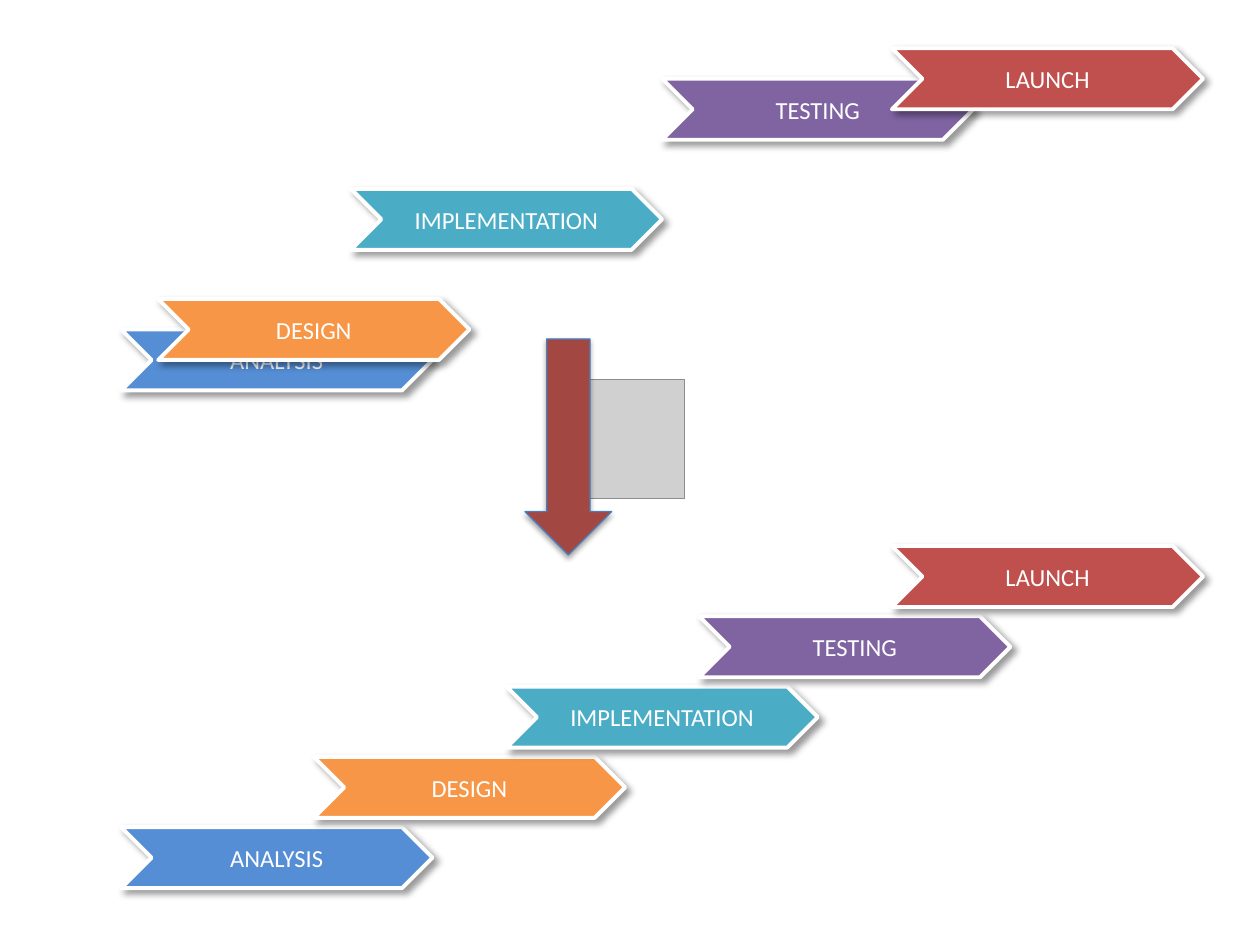
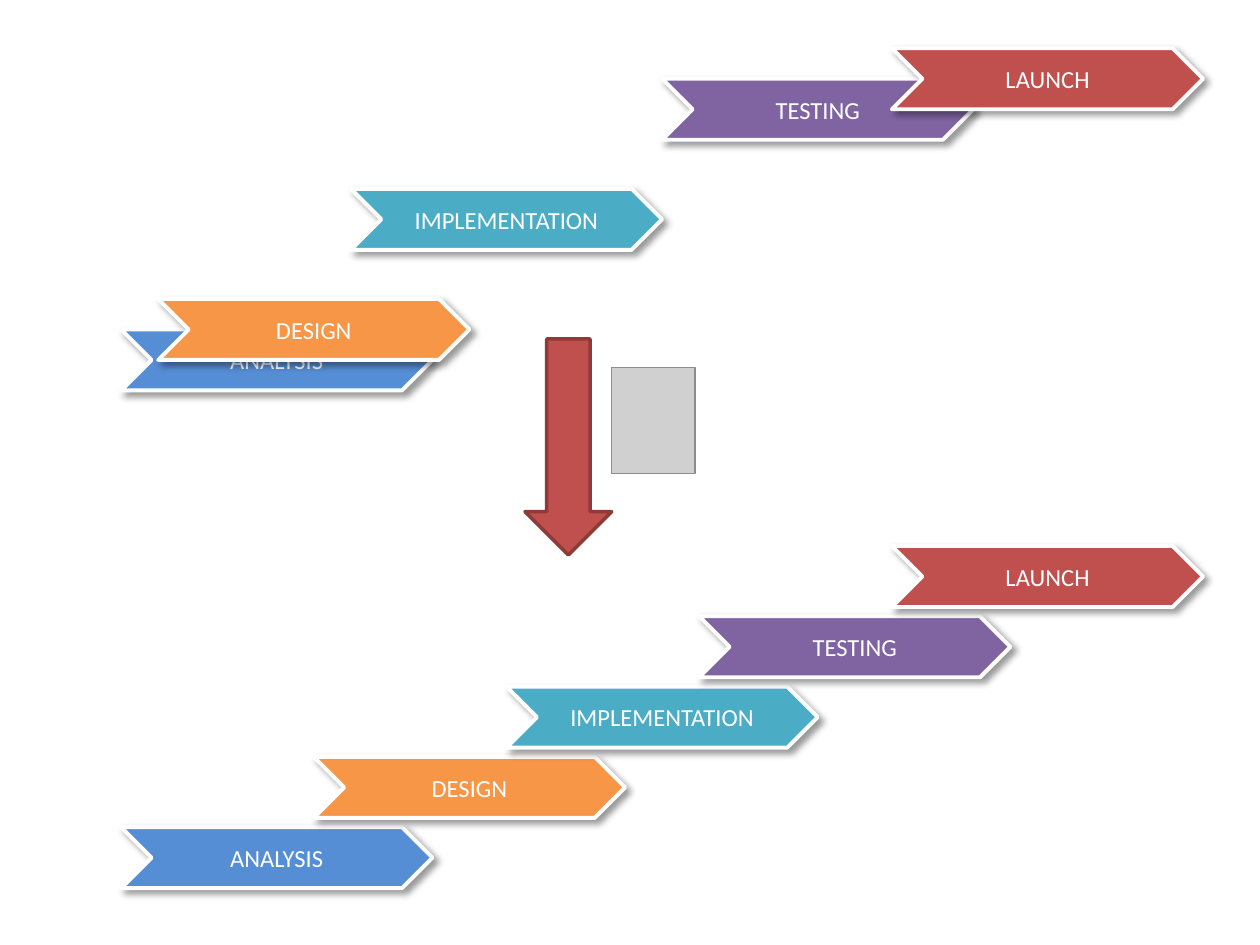
Before and after one commit to PowerPointLabs/PowerPointLabs, a slide deck: slide 21 of doc/Examples-PositionsLab.pptx (slide 14 before the commit). Drawn at 1260x945 pixels with LibreOffice and Linux fonts; fonts in the diff are those of the drawing; grey boxes stand for pictures. Boxes give left, top, right and bottom in pixels: in the first picture for what was removed or moved away, otherwise in the second. Text is boxed around its words. In the diff, an @@ line names an element or a change of style, - is before the commit and + after.

```diff
--- a/doc/Examples-PositionsLab.pptx
+++ b/doc/Examples-PositionsLab.pptx
@@ right arrow at (524, 339, 611, 554): fill #A34742 to #C0504D; outline #4B7EBC 0.75 pt to #8E3B39 2 pt; shadow off @@
@@ picture removed at (576, 379, 684, 498) @@
@@ picture added at (611, 368, 694, 474) @@
```
Also in this commit, not shown: 17 other slides changed, 6 slides added, 10 other files.
